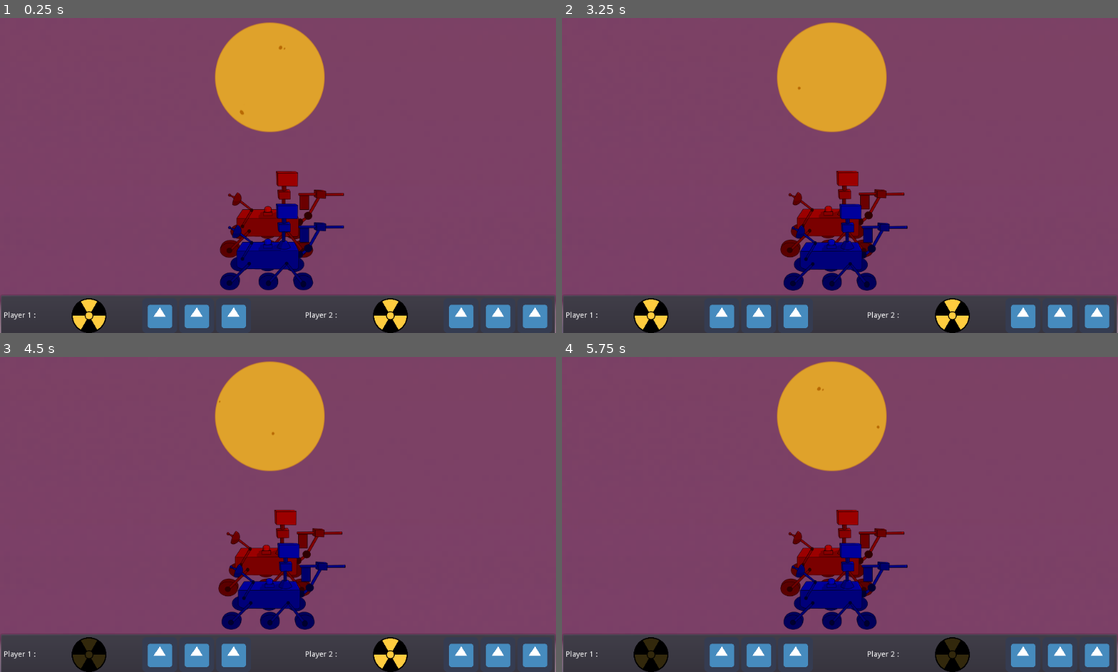
Above: before the commit, frames 1-4 (two rows, left to right).
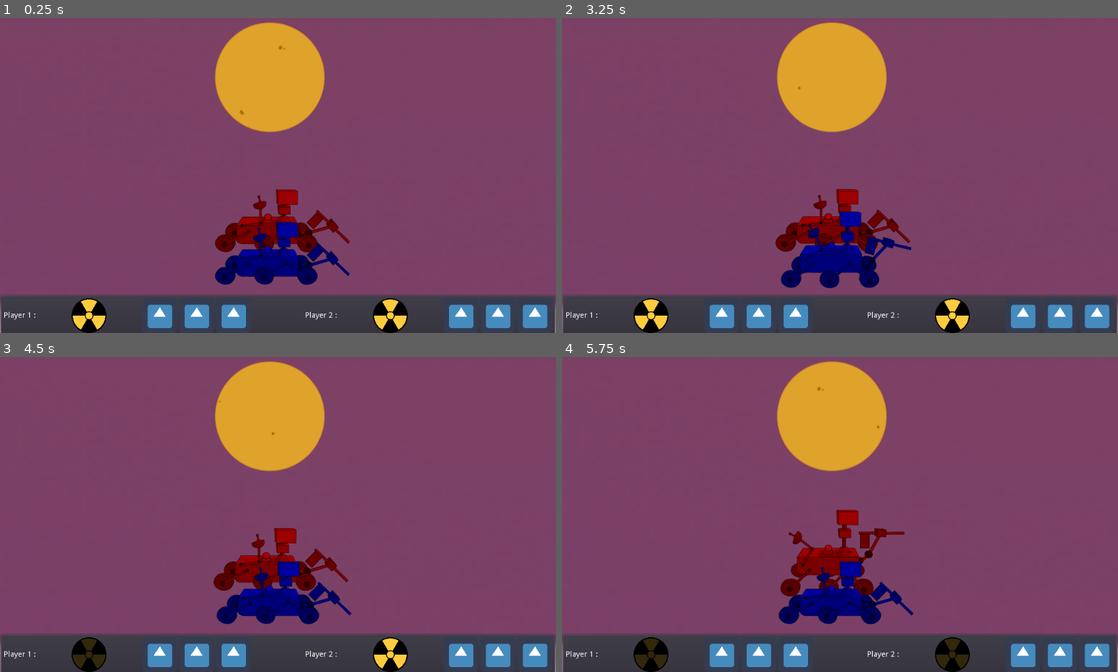
Above: after the commit, the same moments.

Repository: killicolin/SCI-GJ-3
Game: Godot game, scene res://Level1.tscn
Same seed, same stepped clock (60 frames per second), same inputs: the game is played once before the commit and once after it. The engine's default icon, where the game draws it, is replaced by a stand-in: a white triangle on a blue panel in a dark square.
Inputs:
- Up to frame 1 (0.25 s): no input
- Up to frame 2 (3.25 s): tap Enter at 0.5 s; hold Right (p1_right) 0.53-1.28 s; hold Down (p1_stop) 0.53-1.28 s; tap S (p2_stop) at 0.8, 1.35, 2.3 s; tap Space (p1_action) at 1.25 s; tap Down (p1_stop) at 1.55, 2.85 s; hold Space (p1_action) 2.03-2.78 s; hold Right (p1_right) from 2.03 s (still down)
- Up to frame 3 (4.5 s): release Right (p1_right) at 3.53 s; hold Q (p2_action) 3.53-4.28 s; tap S (p2_stop) at 3.8 s; tap D (p2_right) at 4.35 s
- Up to frame 4 (5.75 s): tap Down (p1_stop) at 4.55 s; hold S (p2_stop) from 5.03 s (still down)

The runs differ from the first frame. In frame 1, 4.0% of the frame differs, in the area x 38-63%, y 48-87%; in frame 2, 3.5%; in frame 3, 4.0%, in the area x 38-64%, y 48-87%; in frame 4, 2.4%.

Commit message:
some more animations

Diff:
--- a/PlayerRobot.gd
+++ b/PlayerRobot.gd
@@ -106,20 +106,24 @@
 func work():
 	if state == "stop" and $turnedOffTimer.time_left == 0:
 		$turnedOffTimer.start()
+		$AnimatedSprite.play("reboot")
+	elif state == "work":
 		$AnimatedSprite.play("work")
+
 
 
 
 func stop():
 	if state == "work":
-		print("state is "+str(state))
-
 		state = "stop"
-		print("state is "+str(state))
+		yield(get_tree().create_timer(1.0), "timeout")
+		$AnimatedSprite.play("stop")
 
 
 func repair():
 	if state == "disabled":
+		$AnimatedSprite.play("reboot")
+		yield(get_tree().create_timer(1.0), "timeout")
 		state = "work"
 
 
@@ -142,13 +146,11 @@
 			if Input.is_action_pressed("p2_stop"):
 				stop()
 
-
 func _on_disabledTimer_timeout():
 	print("End disability")
 	state = "stop"
 	robotDisabled = false
 
-
 func _on_turnedOffTimer_timeout():
 	print("Rover turn on. Go!")
 	state = "work"
--- a/Robot.tscn
+++ b/Robot.tscn
@@ -6,6 +6,9 @@
 [ext_resource path="res://Sprite/Anim_plante_de_drapeau/3.png" type="Texture" id=4]
 [ext_resource path="res://Sprite/Anim_plante_de_drapeau/1.png" type="Texture" id=5]
 [ext_resource path="res://Sprite/Anim_plante_de_drapeau/2.png" type="Texture" id=6]
+[ext_resource path="res://Sprite/Anim_robot_mise_en_marche/Arret.png" type="Texture" id=7]
+[ext_resource path="res://Sprite/Anim_robot_mise_en_marche/Marche.png" type="Texture" id=8]
+[ext_resource path="res://Sprite/Anim_robot_mise_en_marche/Milieu.png" type="Texture" id=9]
 
 [sub_resource type="SpriteFrames" id=1]
 animations = [ {
@@ -19,8 +22,13 @@
 "name": "disabled",
 "speed": 5.0
 }, {
-"frames": [  ],
-"loop": true,
+"frames": [ ExtResource( 7 ), ExtResource( 9 ), ExtResource( 8 ) ],
+"loop": false,
+"name": "reboot",
+"speed": 5.0
+}, {
+"frames": [ ExtResource( 8 ), ExtResource( 9 ), ExtResource( 7 ) ],
+"loop": false,
 "name": "stop",
 "speed": 5.0
 }, {
@@ -46,7 +54,7 @@
 position = Vector2( -2, 1.00001 )
 scale = Vector2( 0.6, 0.6 )
 frames = SubResource( 1 )
-animation = "win"
+animation = "reboot"
 
 [node name="CollisionShape2D" type="CollisionShape2D" parent="."]
 shape = SubResource( 2 )
Not shown: 1 places in Robot.tscn that only renumber resources
Binary file added: Sprite/Anim_robot_mise_en_marche/Arret.png
Not shown, added: Sprite/Anim_robot_mise_en_marche/Arret.png.import
Binary file added: Sprite/Anim_robot_mise_en_marche/Marche.png
Not shown, added: Sprite/Anim_robot_mise_en_marche/Marche.png.import
Binary file added: Sprite/Anim_robot_mise_en_marche/Milieu.png
Not shown, added: Sprite/Anim_robot_mise_en_marche/Milieu.png.import
